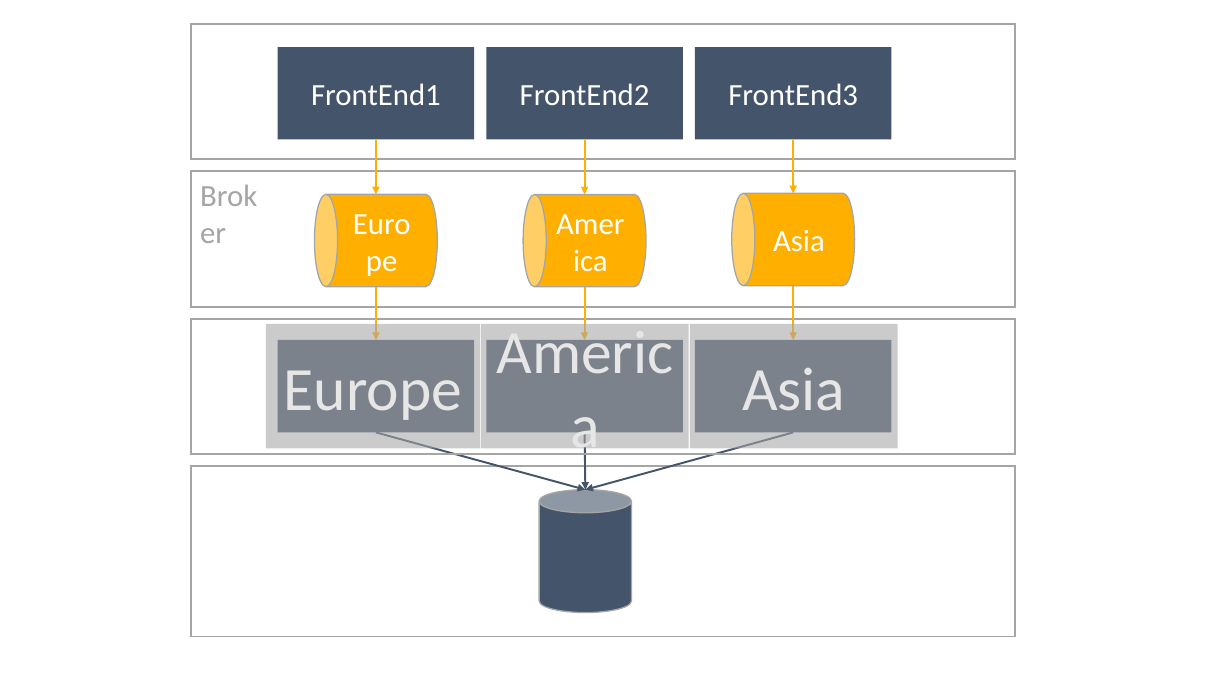
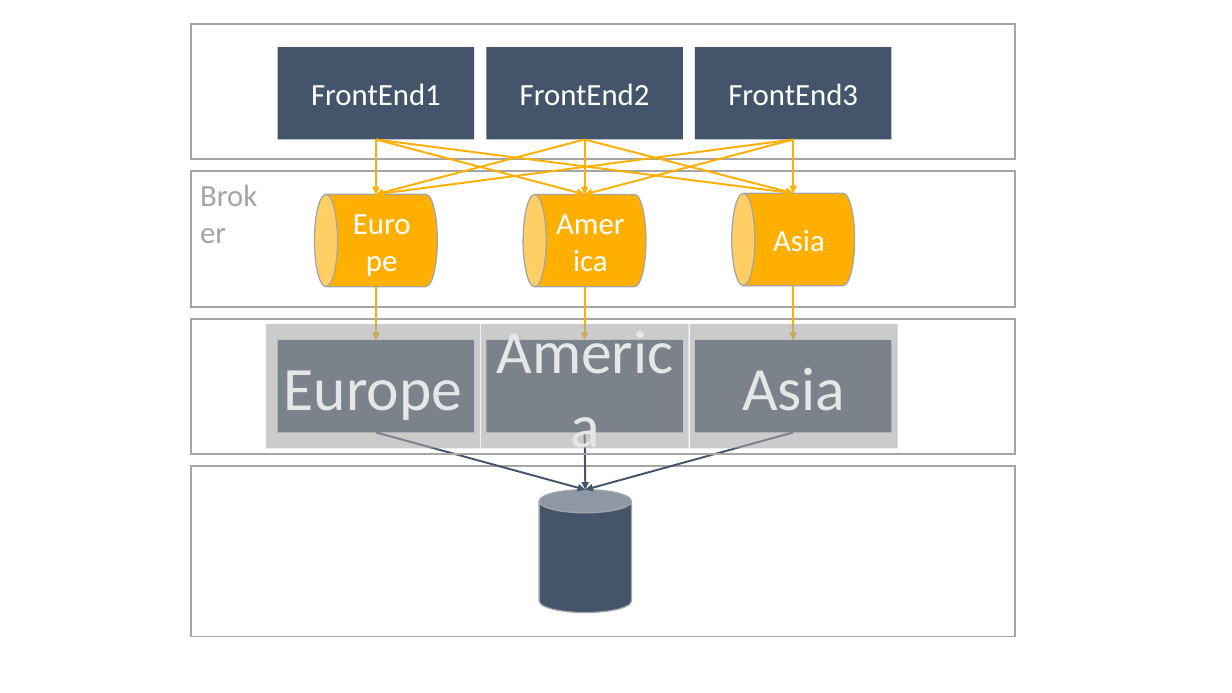
Before and after one commit to danielmarbach/Microservices.ServiceFabric, a slide deck: slide 24 of presentation.pptx. Drawn at 1232x693 pixels with LibreOffice and Linux fonts; fonts in the diff are those of the drawing. Boxes give left, top, right and bottom in pixels: in the first picture for what was removed or moved away, otherwise in the second. Text is boxed around its words. In the diff, an @@ line names an element or a change of style, - is before the commit and + after.

Commit message:
Small slide move

```diff
--- a/presentation.pptx
+++ b/presentation.pptx
@@ arrow added from (585, 140) to (376, 194), #FFAF00 1.5 pt @@
@@ arrow added from (793, 140) to (376, 194), #FFAF00 1.5 pt @@
@@ arrow added from (376, 140) to (585, 194), #FFAF00 1.5 pt @@
@@ arrow added from (376, 140) to (793, 193), #FFAF00 1.5 pt @@
@@ arrow added from (585, 140) to (793, 193), #FFAF00 1.5 pt @@
@@ arrow added from (793, 140) to (585, 194), #FFAF00 1.5 pt @@
```
Also in this commit, not shown: 1 other file.
